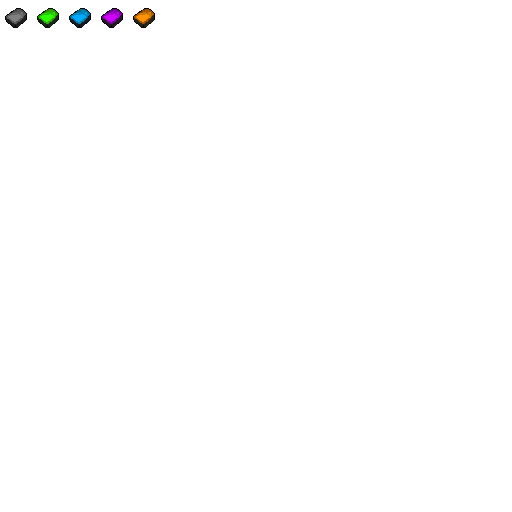
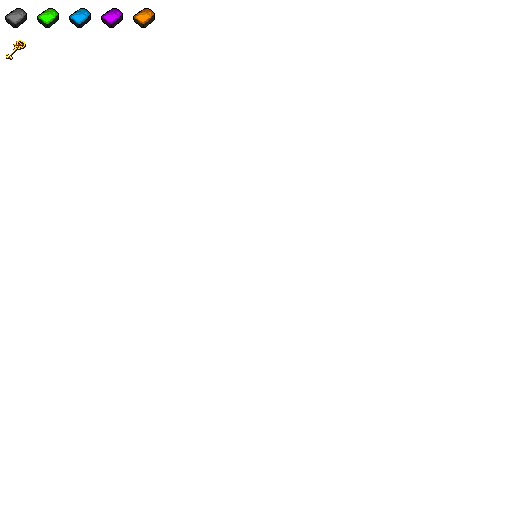
Revision of a layered w=512, h=512 image; what changed, layer by layer:
added layer "strange-gold-key" above "Layer 6" over [6, 40, 26, 60]
